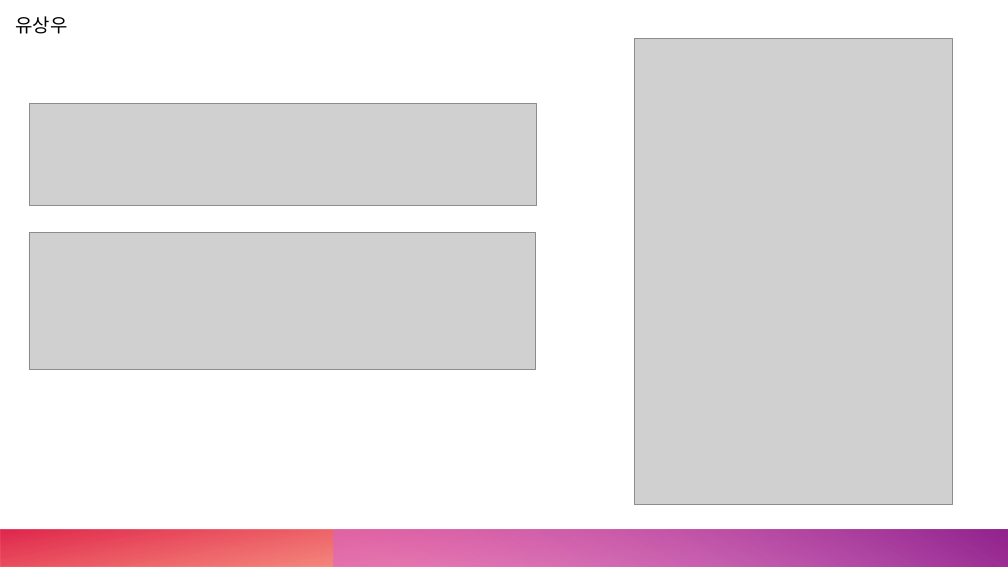
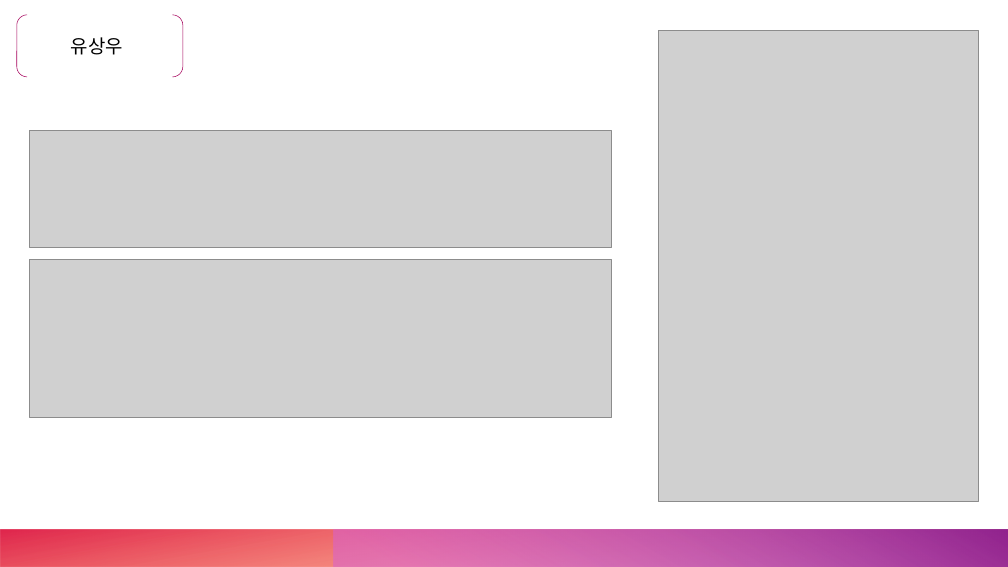
Before and after one commit to Mrgil0/FourGlass, a slide deck: slide 6 of FourGlass/FourGlass.pptx. Drawn at 1008x567 pixels with LibreOffice and Linux fonts; fonts in the diff are those of the drawing; grey boxes stand for pictures. Boxes give left, top, right and bottom in pixels: in the first picture for what was removed or moved away, otherwise in the second. Text is boxed around its words. In the diff, an @@ line names an element or a change of style, - is before the commit and + after.

```diff
--- a/FourGlass/FourGlass.pptx
+++ b/FourGlass/FourGlass.pptx
@@ bracket pair added at <box>17,15,183,77</box>, outline #A6025C 0.5 pt @@
@@ text "유상우": place and size @@
-text "유상우" at <box>15,16,67,34</box>
+text "유상우" at <box>71,37,123,55</box>
@@ picture: place and size @@
-picture at <box>634,38,952,504</box>
+picture at <box>658,31,979,502</box>
@@ picture: place and size @@
-picture at <box>29,104,535,205</box>
+picture at <box>29,131,613,248</box>
@@ picture: place and size @@
-picture at <box>29,232,535,370</box>
+picture at <box>29,259,612,417</box>
```
Also in this commit, not shown: 7 other slides changed.
